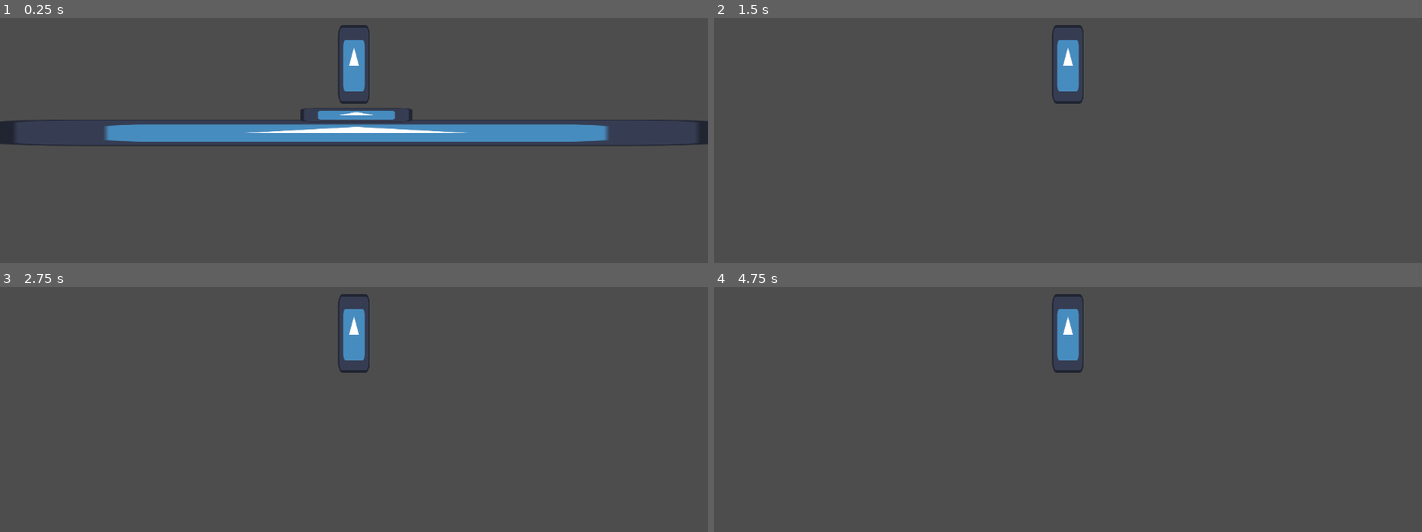
Above: before the commit, frames 1-4 (two rows, left to right).
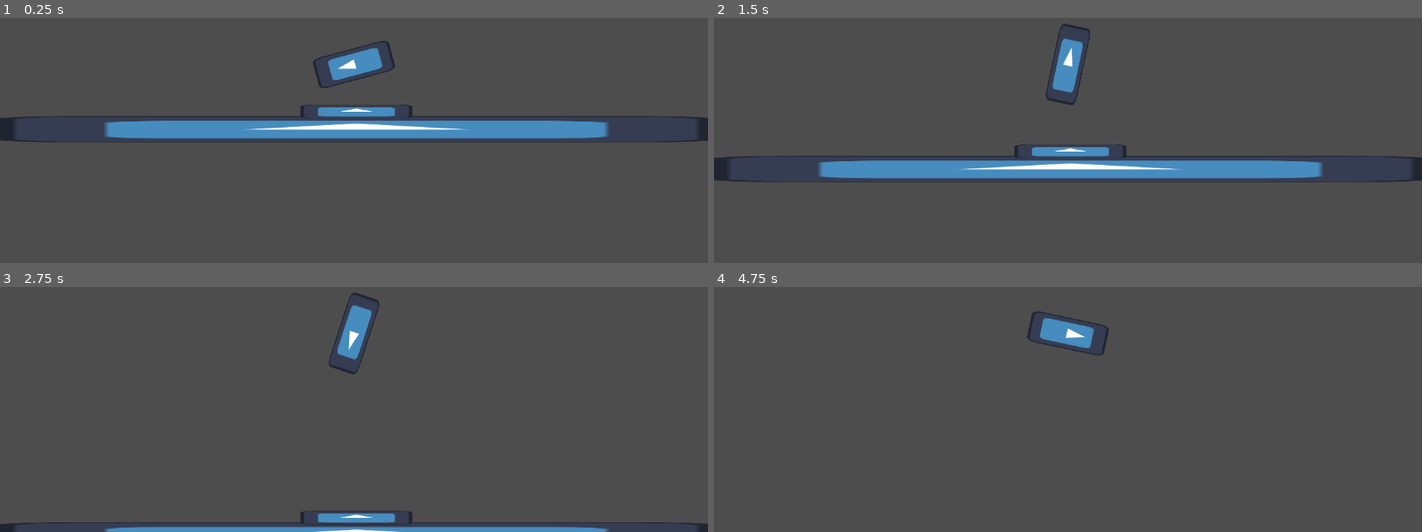
Above: after the commit, the same moments.

Repository: Ironowl1907/Esquizofrenia
Game: Godot game, scene res://MiniJuegoAcomodar/MainScene.tscn
Two runs of this game, one before a commit and one after it. Both use one fixed random seed, a clock stepped at 60 frames per second and the inputs below. This scene is started directly instead of the project's main scene. The engine's default icon, where the game draws it, is replaced by a stand-in: a white triangle on a blue panel in a dark square.
Inputs (mouse positions are in pixels of both pictures, inside the frame that each line leads up to):
- Up to frame 1 (0.25 s): no input
- Up to frame 2 (1.5 s): move the mouse to (1223, 44) at 0.52 s; hold D (rotateRight, bound only after the commit) 0.53-1.28 s; click (1223, 44) at 0.67 s; move the mouse to (926, 84) at 1.27 s; hold A (rotateLeft, bound only after the commit) from 1.28 s (still down)
- Up to frame 3 (2.75 s): move the mouse to (outside the picture) at 2.02 s; release A (rotateLeft, bound only after the commit) at 2.03 s; hold D (rotateRight, bound only after the commit) from 2.03 s (still down)
- Up to frame 4 (4.75 s): move the mouse to (1032, 411) at 2.77 s; click (1032, 411) at 2.92 s; move the mouse to (1280, 392) at 3.52 s; release D (rotateRight, bound only after the commit) at 3.53 s; hold A (rotateLeft, bound only after the commit) from 3.53 s (still down); tap Enter at 4.25 s; move the mouse to (outside the picture) at 4.27 s

The runs differ from the first frame. In frame 1, 5.8% of the frame differs, in the area x 0-100%, y 2-53%; in frame 2, 7.4%, in the area x 0-100%, y 2-68%; in frame 3, 3.2%; in frame 4, 1.2%.

Commit message:
Minijuego Despegar2

Diff:
--- a/MiniJuegoAcomodar/Rocket.gd
+++ b/MiniJuegoAcomodar/Rocket.gd
@@ -3,16 +3,26 @@
 
 var speed: float = 0
 var pos: Vector2 = Vector2.ZERO
-const maxspeed: int = 50
+const maxspeed: float = -1000
+var VelRot: float = 0
 
 # Called when the node enters the scene tree for the first time.
 func _ready():
 	print ("Game Ready")
+	rotation_degrees = 180
 
 
 # Called every frame. 'delta' is the elapsed time since the previous frame.
 func _process(delta):
-	pos.y += speed
+	print (rotation_degrees)
+	pos.y += speed * delta
 	position = pos
-	if (speed < maxspeed):
-		speed += -0.07
+	if (speed > maxspeed):
+		speed += -1
+	if (Input.is_action_pressed("rotateRight")):
+		VelRot += 1
+	if (Input.is_action_pressed("rotateLeft")):
+		VelRot -= 1
+
+	rotation_degrees += VelRot
+	VelRot -= 1
--- a/MiniJuegoAcomodar/Rocket.tscn
+++ b/MiniJuegoAcomodar/Rocket.tscn
@@ -10,13 +10,15 @@
 
 [node name="SpriteRocket" type="Sprite2D" parent="."]
 position = Vector2(5.96046e-08, 0)
+rotation = -3.14159
 scale = Vector2(0.398438, 1)
 texture = ExtResource("1_idoln")
 
 [node name="CollitionRocket" type="CollisionShape2D" parent="."]
 position = Vector2(0.5, -0.5)
+rotation = -3.14159
 shape = SubResource("RectangleShape2D_mcfgy")
 
 [node name="Camera2D" type="Camera2D" parent="."]
-process_mode = 4
+process_mode = 3
 script = ExtResource("2_ju0wl")
--- a/project.godot
+++ b/project.godot
@@ -14,3 +14,18 @@
 run/main_scene="res://Planests/BasicPlanet.tscn"
 config/features=PackedStringArray("4.1", "Forward Plus")
 config/icon="res://icon.svg"
+
+[input]
+
+rotateRight={
+"deadzone": 0.5,
+"events": [Object(InputEventKey,"resource_local_to_scene":false,"resource_name":"","device":-1,"window_id":0,"alt_pressed":false,"shift_pressed":false,"ctrl_pressed":false,"meta_pressed":false,"pressed":false,"keycode":0,"physical_keycode":68,"key_label":0,"unicode":100,"echo":false,"script":null)
+, Object(InputEventKey,"resource_local_to_scene":false,"resource_name":"","device":-1,"window_id":0,"alt_pressed":false,"shift_pressed":false,"ctrl_pressed":false,"meta_pressed":false,"pressed":false,"keycode":0,"physical_keycode":4194321,"key_label":0,"unicode":0,"echo":false,"script":null)
+]
+}
+rotateLeft={
+"deadzone": 0.5,
+"events": [Object(InputEventKey,"resource_local_to_scene":false,"resource_name":"","device":-1,"window_id":0,"alt_pressed":false,"shift_pressed":false,"ctrl_pressed":false,"meta_pressed":false,"pressed":false,"keycode":0,"physical_keycode":65,"key_label":0,"unicode":97,"echo":false,"script":null)
+, Object(InputEventKey,"resource_local_to_scene":false,"resource_name":"","device":-1,"window_id":0,"alt_pressed":false,"shift_pressed":false,"ctrl_pressed":false,"meta_pressed":false,"pressed":false,"keycode":0,"physical_keycode":4194319,"key_label":0,"unicode":0,"echo":false,"script":null)
+]
+}
